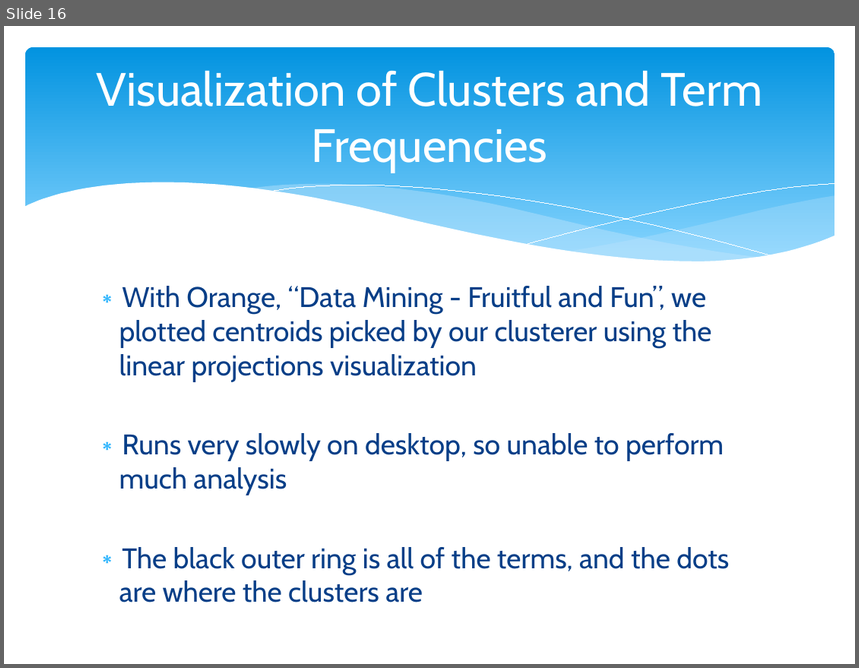
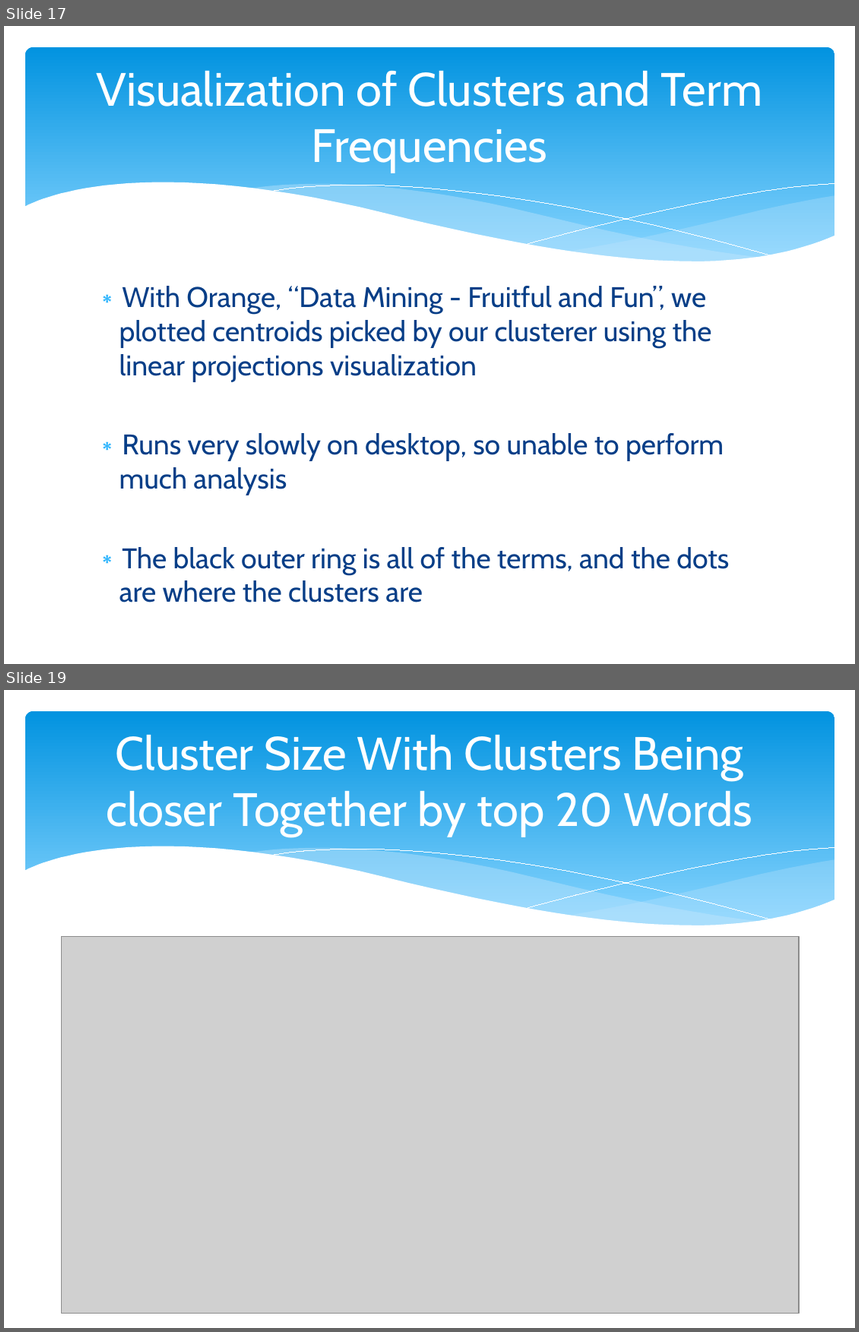
Before and after one commit to Mletter1/Challenge1, a slide deck: Presentation.pptx. Shown one above the other, each under a label of ours: slide 16 before the commit, slides 17 and 19 after it; the slides between them are not shown. The pictures are 859x668 and 859x1332 pixels, drawn with LibreOffice and Linux fonts; fonts in the diff are those of the drawing; grey boxes stand for pictures. Boxes give left, top, right and bottom in pixels: in the first picture for what was removed or moved away, otherwise in the second. Text is boxed around its words. In the diff, an @@ line names an element or a change of style, - is before the commit and + after.

```diff
--- a/Presentation.pptx
+++ b/Presentation.pptx
@@ slide 19 added at <box>4,690,855,1328</box>, background #FFFFFF; not listed: 6 template elements that a slide beside it also shows @@
@@ title added at <box>106,735,753,837</box>, 39.6 pt, text #FFFFFF @@
+Cluster Size With Clusters Being closer Together by top 20 Words
@@ picture added at <box>61,937,799,1314</box> @@
@@ what was slide 16 is now slide 17 @@
```
Also in this commit, not shown: 5 slides changed, 2 other slides added, 2 slides removed.
